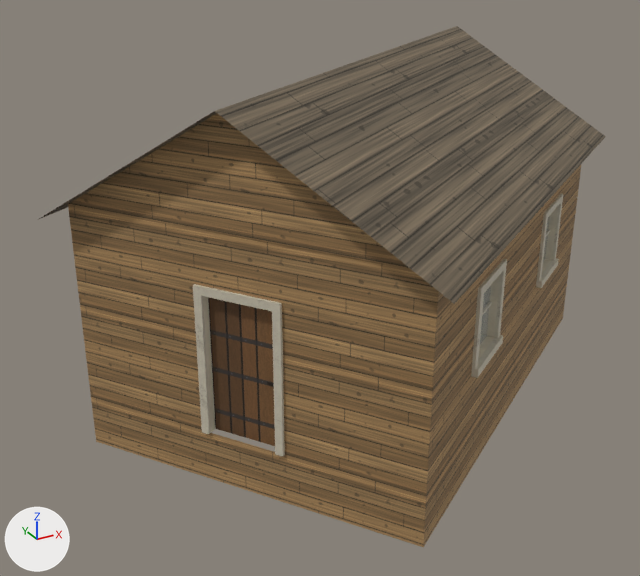
The glTF model world/bridgehollow__dyers_walk_local/export/models/buildings/bld_house_064.glb, before and after one commit.
Rendered twice from a 50 mm camera at (-7.27, -11.76, 7.68) aimed at (-0.81, -0.02, 1.8). Every picture has the same lights, and +X, +Y and +Z are marked at lower left. The older version comes first. Vertices at exactly the same position are counted once.

In view in the first picture: 'bld_house_064', 'bld_house_064_door1', 'bld_house_064_roof'.
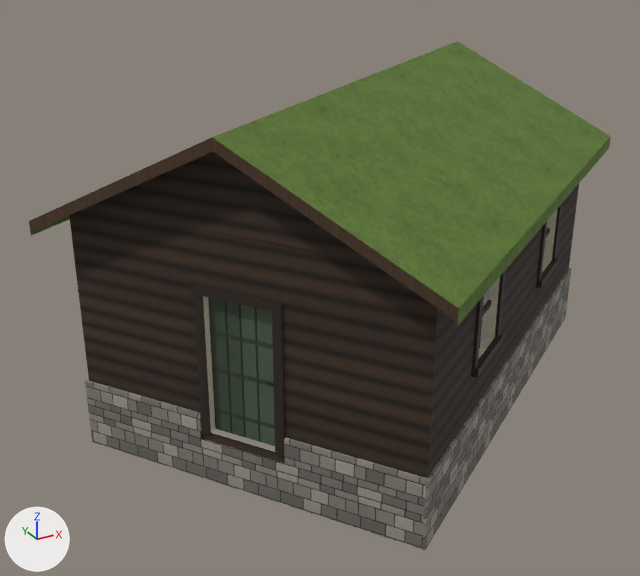
Boxes [x1, y1, x2, y2] around the edits, measured in the pictures (640 x 576 px; the box of a moved part takes in the faces that stretch with it):
'bld_house_064', reshaped: before [68, 165, 581, 547]; after [69, 184, 579, 550]
'bld_house_064_roof', reshaped: before [39, 26, 606, 304]; after [29, 41, 611, 325]
part 1 of me_bld_house_064, moved or reshaped: before [482, 301, 492, 316]; after [482, 300, 492, 316]
part 2 of me_bld_house_064, added: after [85, 268, 571, 550]
part 3 of me_bld_house_064, surface changed: before [68, 165, 581, 547]; after [69, 184, 579, 478]
part 4 of me_bld_house_064, recoloured: before [68, 165, 581, 547]; after [69, 184, 579, 478]
part 5 of me_bld_house_064, recoloured: before [193, 193, 563, 456]; after [193, 204, 562, 456]
part 6 of me_bld_house_064_roof, rebuilt: before [39, 26, 606, 304]; after [29, 41, 611, 325]
part 7 of me_bld_house_064_roof, moved or reshaped: before [69, 113, 409, 268]; after [87, 152, 369, 261]
part 8 of me_bld_house_064_roof, recoloured (darker): before [69, 113, 409, 268]; after [87, 152, 369, 261]

What changed in the scene script:
```text
Add mat_mat_s_turf_5f7a34:
    mat_mat_s_turf_5f7a34 = bpy.data.materials.new('mat_s_turf_5f7a34')
    # uses the picture img_mat_s_turf_5f7a34
    # uses the picture img_mat_s_turf_5f7a34_n
Add mat_mat_s_board_4a3524:
    mat_mat_s_board_4a3524 = bpy.data.materials.new('mat_s_board_4a3524')
    # uses the picture img_mat_s_board_4a3524
    # uses the picture img_mat_s_board_4a3524_n
Add mat_mat_s_log_3b2c20:
    mat_mat_s_log_3b2c20 = bpy.data.materials.new('mat_s_log_3b2c20')
    # uses the picture img_mat_s_log_3b2c20
    # uses the picture img_mat_s_log_3b2c20_n
Add mat_mat_s_beam_3b2c20:
    mat_mat_s_beam_3b2c20 = bpy.data.materials.new('mat_s_beam_3b2c20')
    # uses the picture img_mat_s_beam_3b2c20
    # uses the picture img_mat_s_beam_3b2c20_n
Add mat_mat_s_tint_trim_2a2018:
    mat_mat_s_tint_trim_2a2018 = bpy.data.materials.new('mat_s_tint_trim_2a2018')
    # uses the picture img_mat_s_tint_trim_2a2018
    # uses the picture img_mat_s_tint_trim_2a2018_n
Add mat_mat_s_tint_wall_stone_78746c:
    mat_mat_s_tint_wall_stone_78746c = bpy.data.materials.new('mat_s_tint_wall_stone_78746c')
    # uses the picture img_mat_s_tint_wall_stone_78746c
    # uses the picture img_mat_s_tint_wall_stone_78746c_n
Change me_bld_house_064:
    remove me_bld_house_064.from_pydata(...)  # 374 vertices, 500 faces; spans x -4.7..4.69, y -4.37..4.38, z 0.0..3.84
    add me_bld_house_064.from_pydata(...)  # 414 vertices, 548 faces; spans x -4.76..4.75, y -4.43..4.44, z 0.0..3.84
    me_bld_house_064 part 1: the loose piece of 8 vertices spanning x -0.36..0.43, y -3.35..-2.79, z 2.37..2.41 is scaled about its middle by (1, 0.998, 2), in mat_mat_s_beam_3b2c20
    me_bld_house_064 part 2: 40 vertices added at x -4.76..4.75, y -4.43..4.44, z 0.0..1.08
    me_bld_house_064 part 3: 42 kept faces spanning x -4.7..4.69, y -4.37..4.38, z 0.0..3.84 get new texture (UV) coordinates
    me_bld_house_064 part 4: 32 faces spanning x -4.7..4.69, y -4.37..4.38, z 0.0..3.84 switch from mat_mat_plank to mat_mat_s_log_3b2c20
    me_bld_house_064 part 5: 185 faces spanning x -3.6..4.02, y -3.56..3.58, z 0.79..3.05 switch from mat_mat_trim to mat_mat_s_tint_trim_2a2018
    other edits to the shape of me_bld_house_064 do not show in these pictures
    add me_bld_house_064.materials.append(mat_mat_s_beam_3b2c20)
    add me_bld_house_064.materials.append(mat_mat_s_tint_wall_stone_78746c)
Change me_bld_house_064_roof:
    verts and faces of me_bld_house_064_roof; kept vertices keep their numbers, new ones are numbered from 176
    remove me_bld_house_064_roof.from_pydata(...)  # 176 vertices, 202 faces; spans x -5.12..5.12, y -4.8..4.8, z 3.47..5.45
    add me_bld_house_064_roof.from_pydata(...)  # 186 vertices, 214 faces; spans x -5.23..5.23, y -4.91..4.91, z 3.44..5.17
    me_bld_house_064_roof part 6: the loose piece of 6 vertices spanning x -5.12..5.12, y -4.8..4.8, z 3.66..5.45 is rebuilt with 16 vertices and now spans x -5.23..5.23, y -4.91..4.91, z 3.44..5.17
    me_bld_house_064_roof part 7
    add verts[166] = (-3.2, -2.15, 5.17)  # moved, pixel (229, 130)
    me_bld_house_064_roof part 8: 2 faces spanning x -4.7..4.7, y -4.38..4.38, z 3.84..5.17 switch from mat_mat_plank to mat_mat_s_log_3b2c20
    other edits to the shape of me_bld_house_064_roof do not show in these pictures
    remove me_bld_house_064_roof.materials.append(mat_mat_timber_roof)
    add me_bld_house_064_roof.materials.append(mat_mat_s_board_4a3524)
    add me_bld_house_064_roof.materials.append(mat_mat_s_turf_5f7a34)
```
